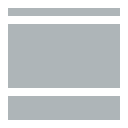
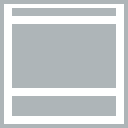
Layered file, before and after one edit (128px x 128px). Changes by layer:
removed layer "矩形 5 副本" over [8, 8, 120, 120]
added layer "矩形 3 副本" over [0, 0, 128, 128]
